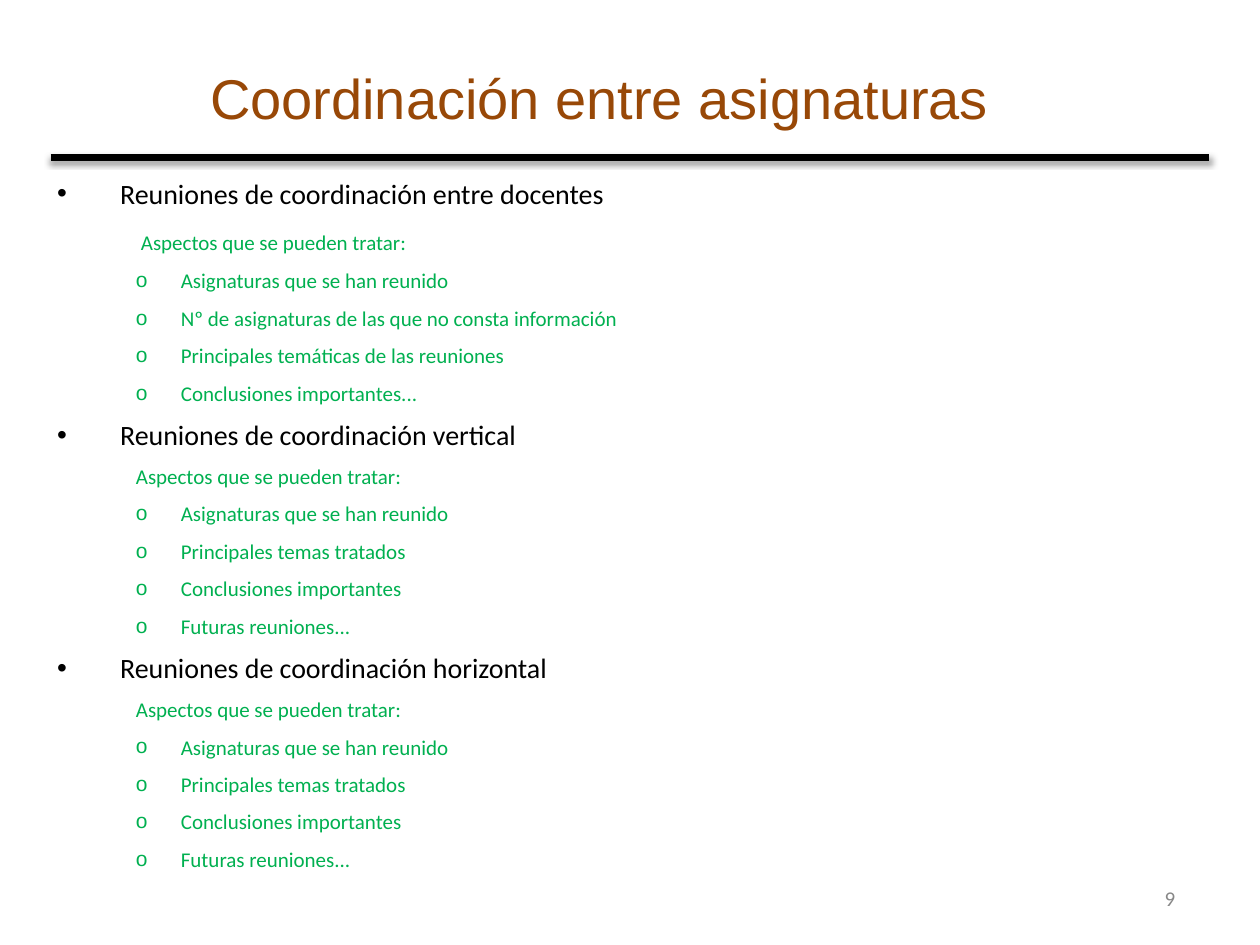
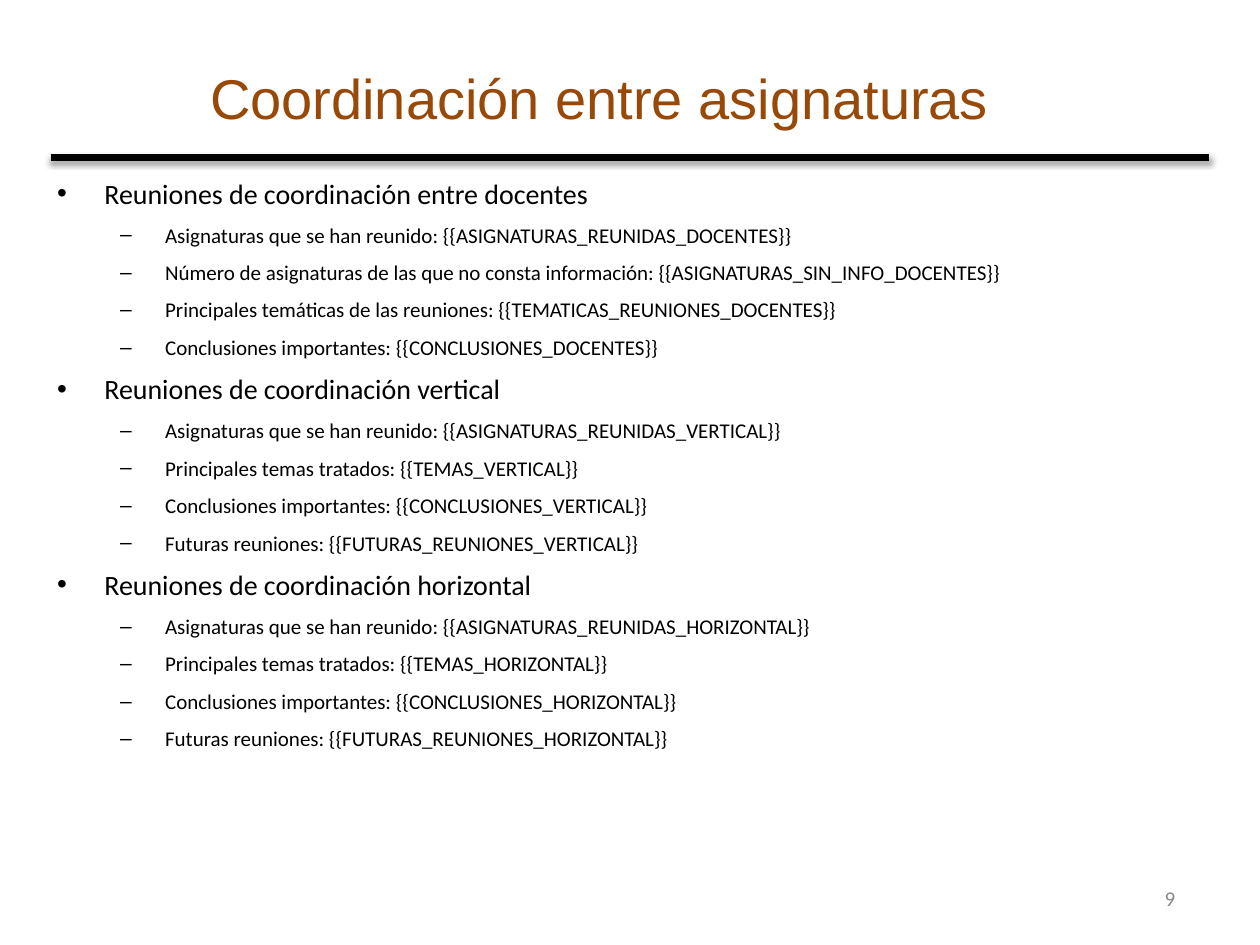
Before and after one commit to rollervan/partes, a slide deck: slide 9 of assets/Plantilla_ReunionesCoordinacionFinCuatrimestre.pptx. Drawn at 1260x945 pixels with LibreOffice and Linux fonts; fonts in the diff are those of the drawing; background and template pictures are left out. Boxes give left, top, right and bottom in pixels: in the first picture for what was removed or moved away, otherwise in the second. Text is boxed around its words. In the diff, an @@ line names an element or a change of style, - is before the commit and + after.

```diff
--- a/assets/Plantilla_ReunionesCoordinacionFinCuatrimestre.pptx
+++ b/assets/Plantilla_ReunionesCoordinacionFinCuatrimestre.pptx
@@ text at (104,184,587,596): indent changed @@
@@ text at (165,228,1000,359): text changed; text colour #00B050 to #000000 @@
-Aspectos que se pueden tratar:
-  o Asignaturas que se han reunido
-  o Nº de asignaturas de las que no consta información
-  o Principales temáticas de las reuniones
-  o Conclusiones importantes...
+  – Asignaturas que se han reunido: {{ASIGNATURAS_REUNIDAS_DOCENTES}}
+  – Número de asignaturas de las que no consta información: {{ASIGNATURAS_SIN_INFO_DOCENTES}}
+  – Principales temáticas de las reuniones: {{TEMATICAS_REUNIONES_DOCENTES}}
+  – Conclusiones importantes: {{CONCLUSIONES_DOCENTES}}
@@ text at (165,423,780,554): text changed; text colour #00B050 to #000000 @@
-  Aspectos que se pueden tratar:
-  o Asignaturas que se han reunido
-  o Principales temas tratados
-  o Conclusiones importantes
-  o Futuras reuniones...
+  – Asignaturas que se han reunido: {{ASIGNATURAS_REUNIDAS_VERTICAL}}
+  – Principales temas tratados: {{TEMAS_VERTICAL}}
+  – Conclusiones importantes: {{CONCLUSIONES_VERTICAL}}
+  – Futuras reuniones: {{FUTURAS_REUNIONES_VERTICAL}}
@@ text at (165,619,810,749): text changed; text colour #00B050 to #000000 @@
-  Aspectos que se pueden tratar:
-  o Asignaturas que se han reunido
-  o Principales temas tratados
-  o Conclusiones importantes
-  o Futuras reuniones...
+  – Asignaturas que se han reunido: {{ASIGNATURAS_REUNIDAS_HORIZONTAL}}
+  – Principales temas tratados: {{TEMAS_HORIZONTAL}}
+  – Conclusiones importantes: {{CONCLUSIONES_HORIZONTAL}}
+  – Futuras reuniones: {{FUTURAS_REUNIONES_HORIZONTAL}}
```
Also in this commit, not shown: 4 other slides changed.
